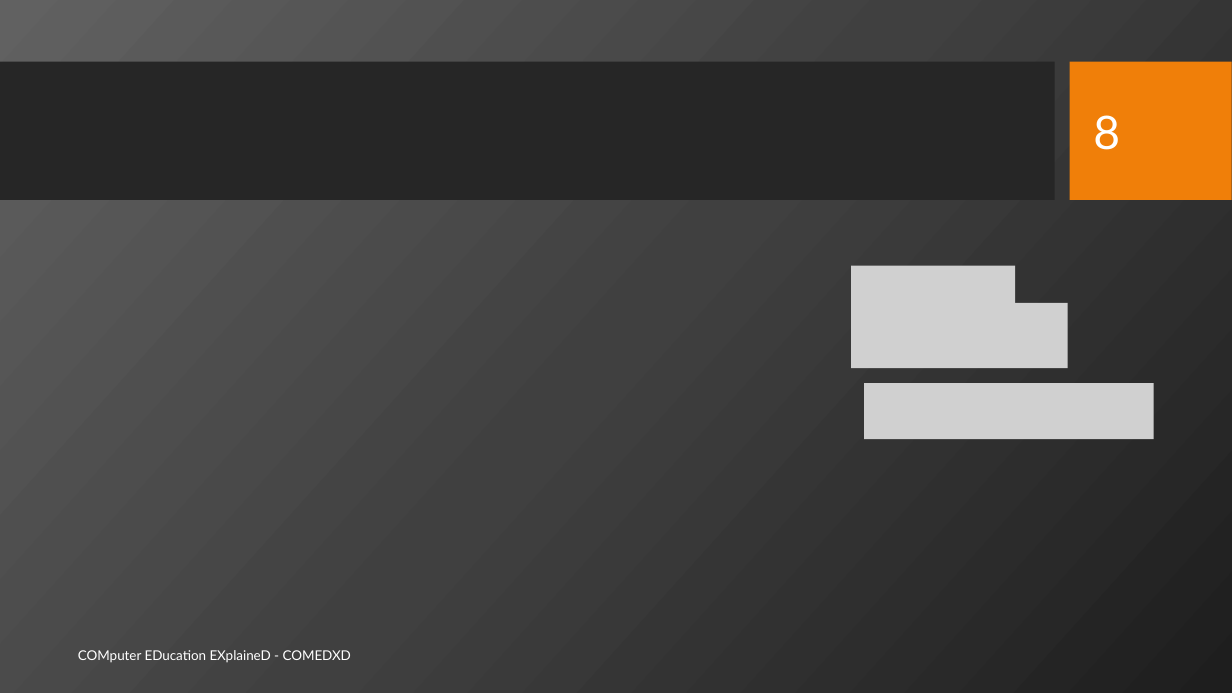
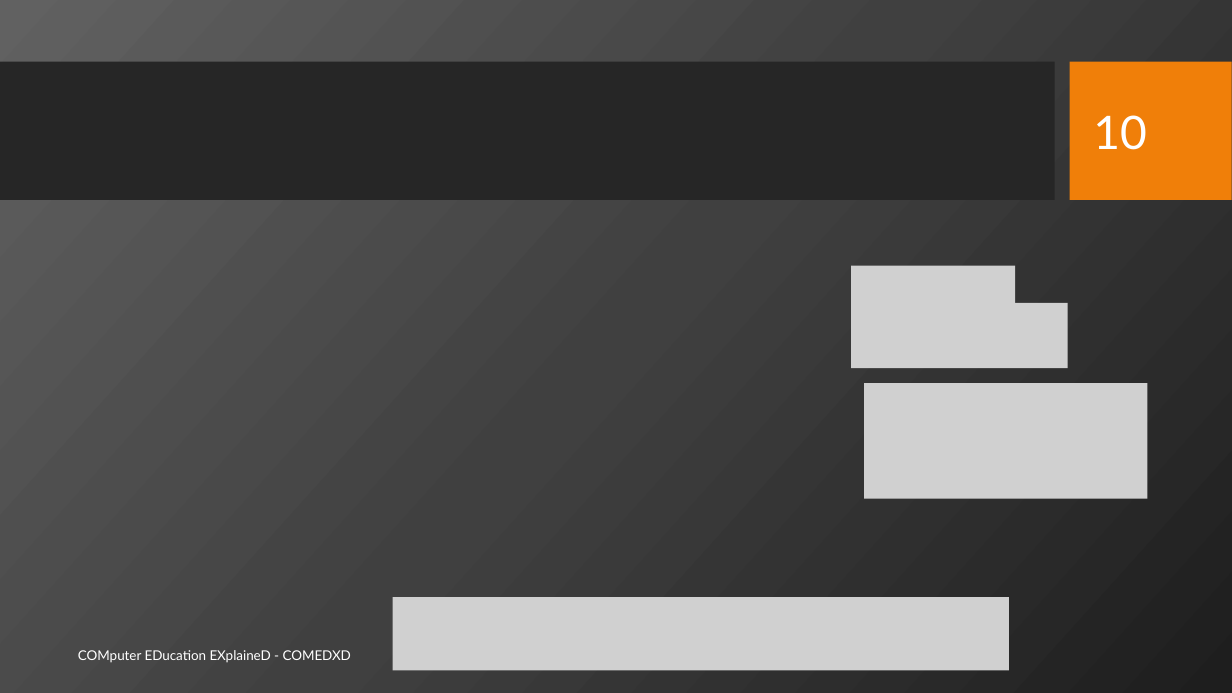
Before and after one commit to sajjo79/Machine-Learning, a slide deck: slide 10 of Slides/ML-Ch4-Parametric Methods-II.pptx (slide 8 before the commit). Drawn at 1232x693 pixels with LibreOffice and Linux fonts; fonts in the diff are those of the drawing; grey boxes stand for pictures; background and template pictures are left out. Boxes give left, top, right and bottom in pixels: in the first picture for what was removed or moved away, otherwise in the second. Text is boxed around its words. In the diff, an @@ line names an element or a change of style, - is before the commit and + after.

```diff
--- a/Slides/ML-Ch4-Parametric Methods-II.pptx
+++ b/Slides/ML-Ch4-Parametric Methods-II.pptx
@@ page number at [1093,115,1147,150]: text changed @@
-8
+10
@@ picture: place and size @@
-picture at [864,384,1154,440]
+picture at [864,384,1148,499]
@@ picture added at [393,597,1009,671] @@
```
Also in this commit, not shown: 5 other slides changed, 6 slides added.
